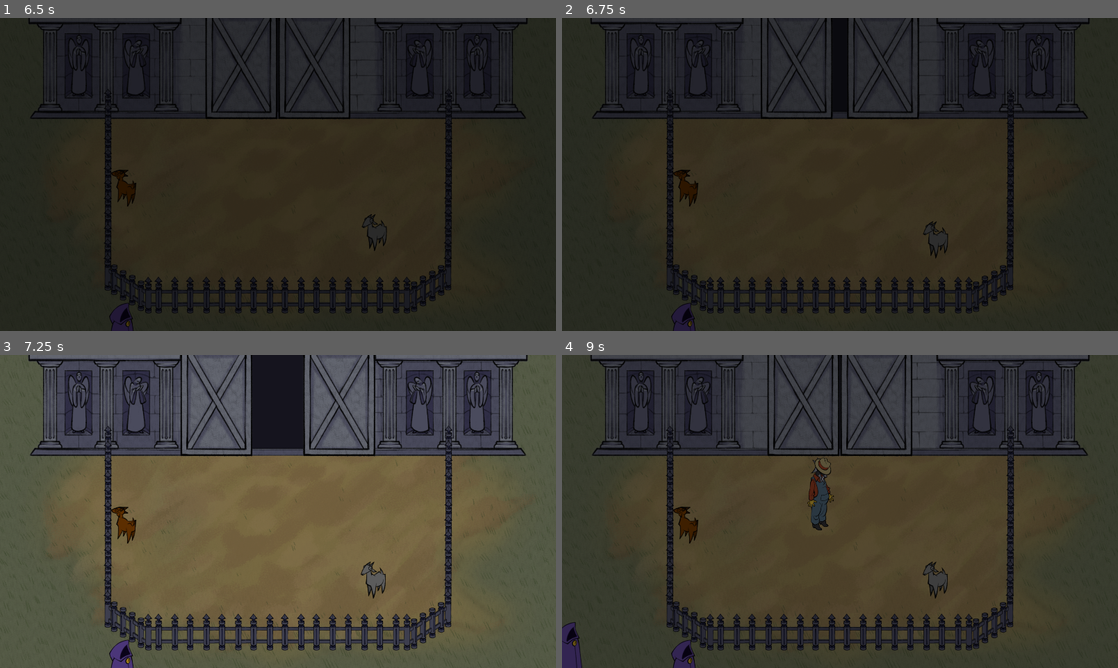
Above: before the commit, frames 1-4 (two rows, left to right).
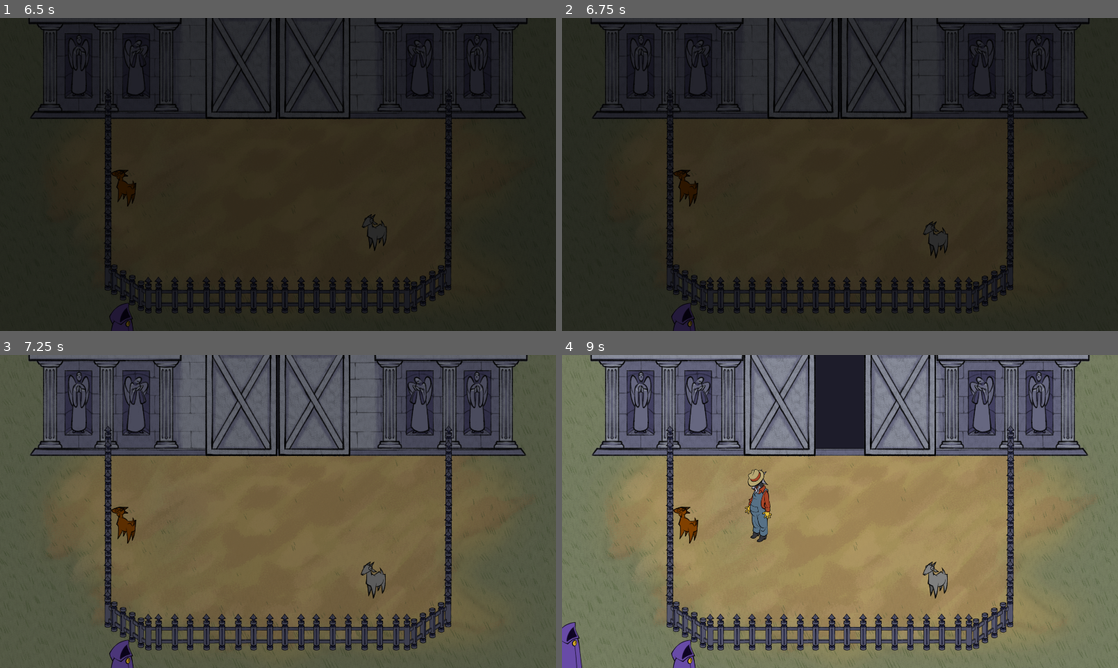
Above: after the commit, the same moments.

Repository: jadicodes/goat-game
Game: Godot game, scene res://farm/farm.tscn
Two runs of this game, one before a commit and one after it. Both use one fixed random seed, a clock stepped at 60 frames per second and the inputs below.
Inputs (mouse positions are in pixels of both pictures, inside the frame that each line leads up to):
- Up to frame 1 (6.5 s): tap Enter at 0.5 s; move the mouse to (250, 237) at 0.52 s; hold W (move_up) 0.53-1.25 s; hold E (interact) 0.53-1.25 s; click (250, 237) at 0.67 s; drag from (444, 221) to (278, 80) at 1.27 s; tap Space at 2 s; move the mouse to (111, 127) at 2.02 s; hold A (move_left) 2.03-2.75 s; tap Alt at 2.1, 5.1 s; drag from (305, 174) to (127, 224) at 2.77 s; move the mouse to (194, 96) at 3.52 s; hold S (move_down) 3.53-4.25 s; hold E (interact) 3.53-4.25 s; drag from (400, 158) to (194, 96) at 4.27 s; move the mouse to (166, 190) at 5.02 s; hold W (move_up) 5.03-5.75 s; click (166, 190) at 5.17 s; drag from (333, 105) to (122, 196) at 5.77 s
- Up to frame 2 (6.75 s): move the mouse to (812, 237) at 6.52 s; hold D (move_right) from 6.53 s (still down); hold E (interact) from 6.53 s (still down)
- Up to frame 3 (7.25 s): keep holding D (move_right); keep holding E (interact)
- Up to frame 4 (9 s): release D (move_right) at 7.25 s; release E (interact) at 7.25 s; drag from (1006, 558) to (684, 533) at 7.27 s; move the mouse to (673, 464) at 8.02 s; hold S (move_down) 8.03-8.75 s; tap Alt at 8.1 s; drag from (867, 511) to (684, 533) at 8.77 s

Frame 1 is identical in both runs. In frame 2, 1.5% of the frame differs, in the area x 35-65%, y 0-33%; in frame 3, 5.1%; in frame 4, 96%, in the area x 0-100%, y 0-100%.

Commit message:
Fix farmer process mode during sleep transition

Diff:
--- a/project/barn/barn_door.gd
+++ b/project/barn/barn_door.gd
@@ -58,6 +58,7 @@
 	await _animation_player.animation_finished
 
 	farmer.visible = false
+	farmer.process_mode = Node2D.PROCESS_MODE_DISABLED
 
 	_animation_player.play_backwards("door_open")
 
@@ -70,6 +71,7 @@
 	await _animation_player.animation_finished
 
 	farmer.visible = true
+	farmer.process_mode = Node2D.PROCESS_MODE_INHERIT
 
 	_animation_player.play_backwards("door_open")
 
